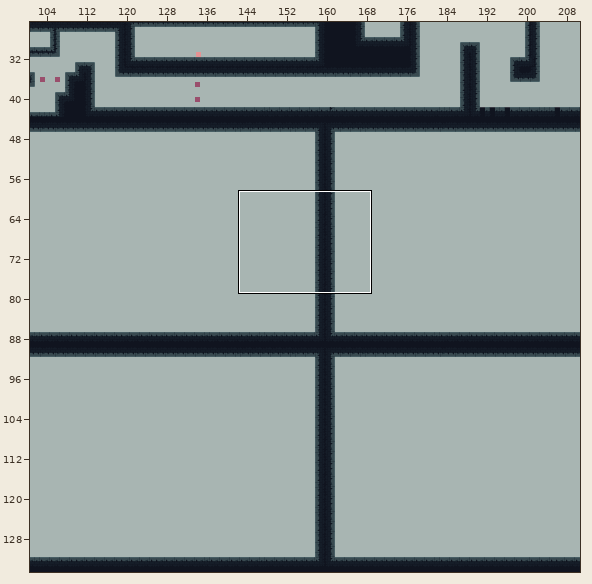
Two states of a Tiled map, assets/newLevels.tmx. Above, an overview of the earlier version with the close-up marked.
Close-up. Before:
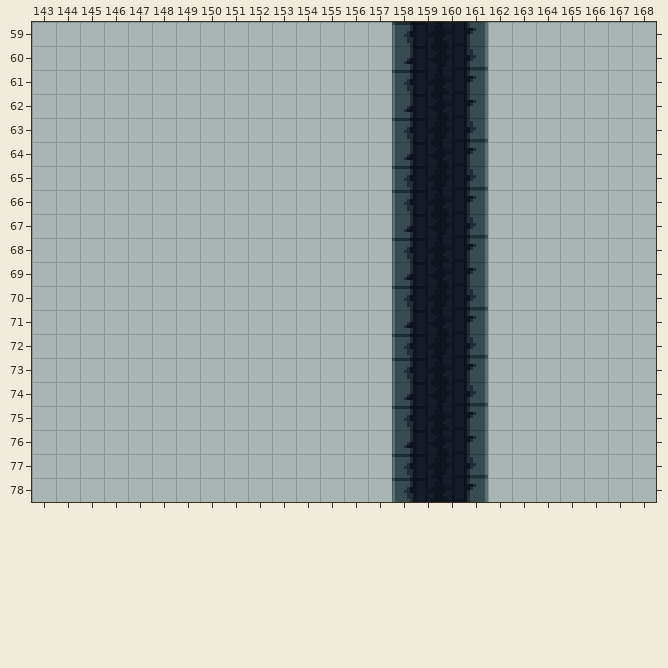
Cells are 8x8 px. Shown: x 143..168, y 59..78. The commit also changed other parts of the map, which this record leaves out.
Now the later version:
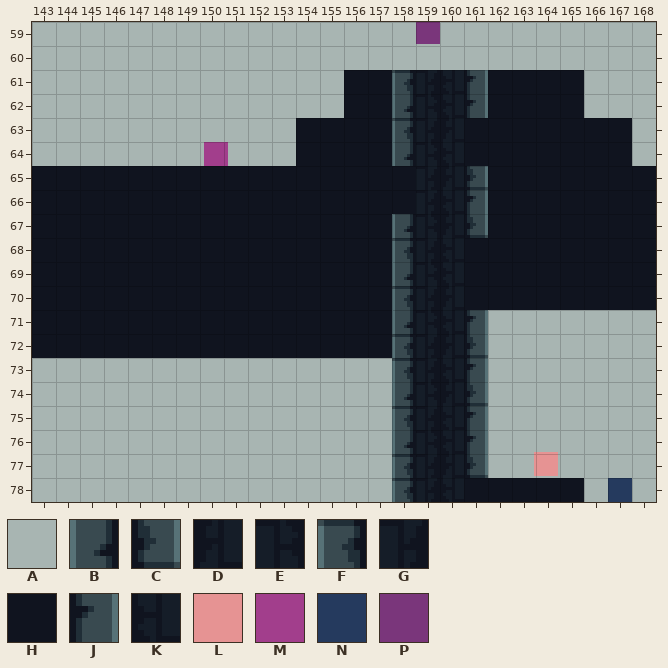
Key: from "tileset": A 12, B 32, C 37, D 38, E 41, F 64, G 65, H 66, J 69, K 70, L 197, M 198, N 228, P 230.
_ is an empty cell.
Objects are placed by their top-left corner, in cells (3,4 is the top-left corner of cell 3,4); size is 1x1 cell unless given.
Tiles replaced or removed in this view: B, C, D, E, F, G, J, K.
The edit:
Changed rows in their new state; . is an unchanged cell.
Layer "bg":
first column x 158:
59 A
60 A
Layer "ground":
first column x 143:
59 ...............____.......
60 ...............____.......
61 .............HH....HHHH...
62 .............HH....HHHH...
63 ...........HHHH...HHHHHHH.
64 ...........HHHH...HHHHHHH.
65 HHHHHHHHHHHHHHHH...HHHHHHH
66 HHHHHHHHHHHHHHHH...HHHHHHH
67 HHHHHHHHHHHHHHH....HHHHHHH
68 HHHHHHHHHHHHHHH...HHHHHHHH
69 HHHHHHHHHHHHHHH...HHHHHHHH
70 HHHHHHHHHHHHHHH...HHHHHHHH
71 HHHHHHHHHHHHHHH...........
72 HHHHHHHHHHHHHHH...........
first column x 161:
78 HHHHH
Layer "interactables":
added: P at 159,58.9
added: M at 150.2,64
added: L at 163.9,76.9
added: N at 167,78
Where, in picture pixels (left, top, right, bottom), the same in both close-ups:
changed: (32, 22, 656, 358)
added: (534, 452, 558, 476)
changed: (467, 478, 584, 502)
added: (608, 478, 632, 502)
